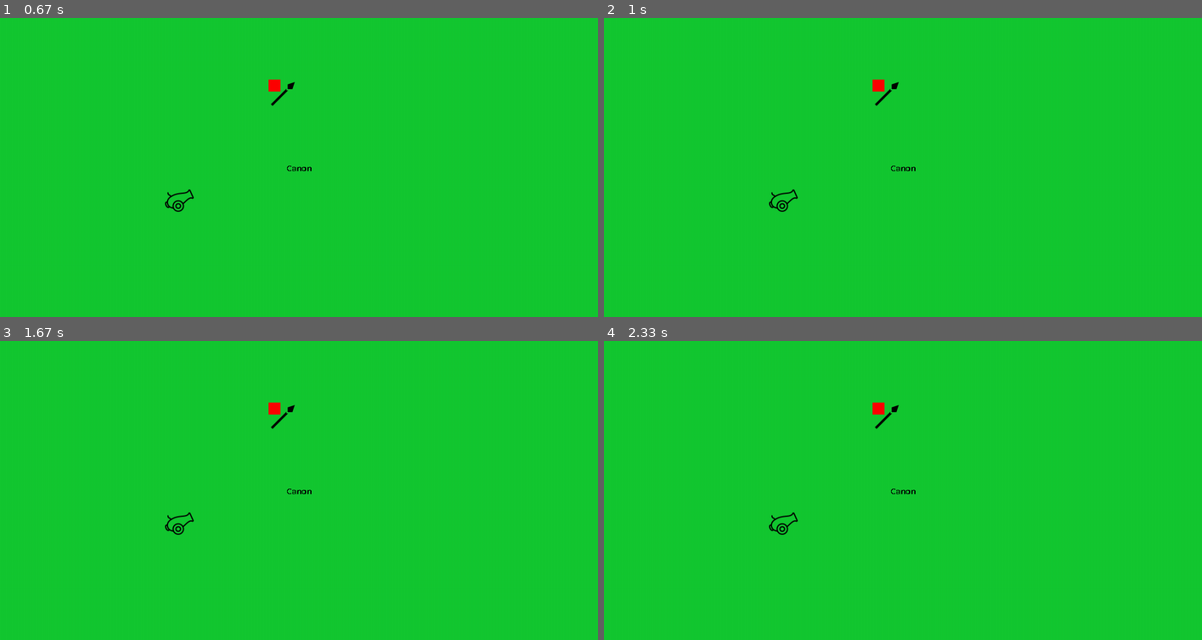
Above: before the commit, frames 1-4 (two rows, left to right).
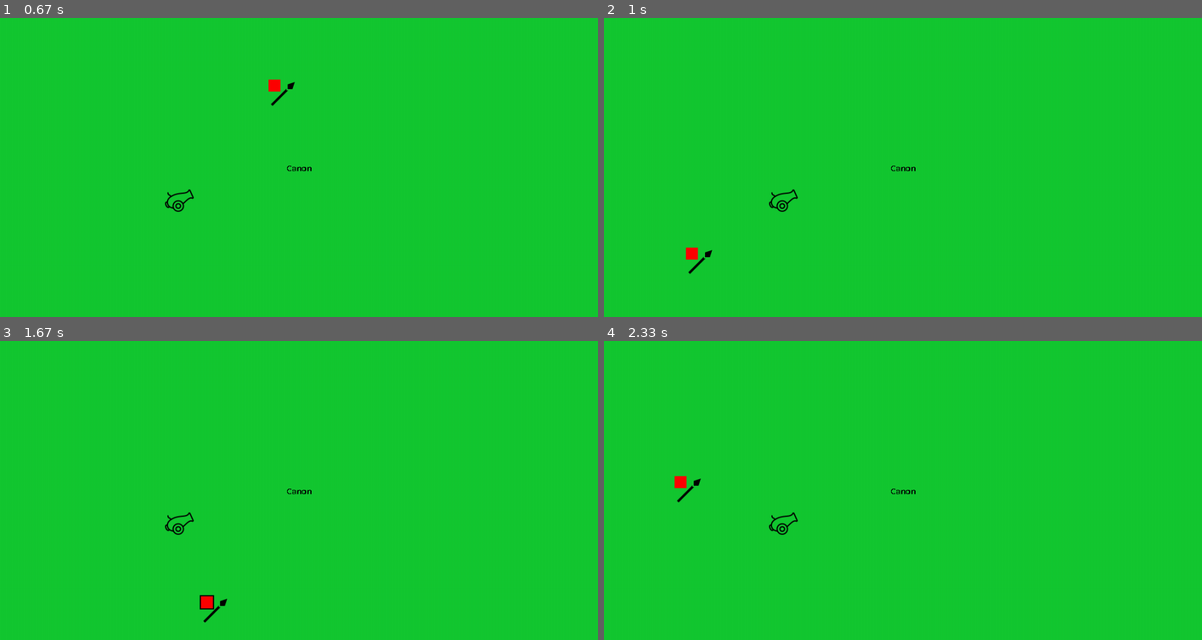
Above: after the commit, the same moments.

Repository: Nockiest/pygame-battleforge.
Game: pygame game, started from app.py
The game is run twice, just before and just after one commit, with the same random seed, the same clock (stepped at 60 frames per second) and the same inputs.
Inputs (mouse positions are in pixels of both pictures, inside the frame that each line leads up to):
- Up to frame 1 (0.67 s): press the mouse at (5, 23) at 0.37 s; move the mouse to (137, 53) at 0.47 s; release the mouse at (275, 83) at 0.6 s
- Up to frame 2 (1 s): press the mouse at (1010, 116) at 0.7 s; move the mouse to (849, 185) at 0.8 s; release the mouse at (693, 254) at 0.93 s
- Up to frame 3 (1.67 s): press the mouse at (125, 604) at 1.53 s; move the mouse to (209, 601) at 1.63 s
- Up to frame 4 (2.33 s): release the mouse at (891, 598) at 1.77 s; press the mouse at (1028, 616) at 1.87 s; move the mouse to (855, 550) at 1.97 s; release the mouse at (681, 481) at 2.1 s

Frame 1 is identical in both runs. In frame 2, 0.3% of the frame differs, in the area x 13-50%, y 20-86%; in frame 3, 0.3%, in the area x 33-50%, y 20-95%; in frame 4, 0.3%.

Commit message:
úprava unit.move() funkce

Diff:
--- a/app.py
+++ b/app.py
@@ -5,7 +5,6 @@
 pygame.init()
 
 # Vytvoření obrazovky
-
 screen = pygame.display.set_mode((width, height))
 
 # colors
@@ -19,8 +18,8 @@
 
 # Create a Unit object with the desired attributes
 selected_unit = None
-unit1 = Unit(hp=100, attack_range=3, base_movement=5, x=0,
-             y=0, size=20, ammo=50, icon="warrior_img", selected= False)
+unit1 = Unit(hp=100, attack_range=3, base_movement=100, x=0,
+             y=0, size=20, ammo=50, icon="warrior_img", selected=False)
 
 warrior_img = pygame.image.load("img/spear.png")
 warrior_img_rect = warrior_img.get_rect()
@@ -50,33 +49,22 @@
                 break
 
         if event.type == pygame.MOUSEBUTTONUP and event.button == 1:
-                selected_unit = None
-                break
-
+            selected_unit = None
+            break
 
         if event.type == pygame.MOUSEMOTION and event.buttons[0] == 1:
             if selected_unit:
-                print( selected_unit.rect)
-
-                new_x = event.pos[0] - unit1.size // 2
-                new_y = event.pos[1] - unit1.size // 2
-                print(new_x , new_y )
-                unit1.move_in_game_field(new_x,  new_y)
-
-
-
-
-
+                unit1.move_in_game_field(event.pos)
 
     pygame.display.update()
 
-     # RESET THE GAMEBOARD
+    # RESET THE GAMEBOARD
     screen.fill(GREEN)
 
     if selected_unit:
-        outline_rect = pygame.Rect(unit1.x - 2, unit1.y - 2, unit1.size + 4, unit1.size + 4)
+        outline_rect = pygame.Rect(
+            unit1.x - 2, unit1.y - 2, unit1.size + 4, unit1.size + 4)
         pygame.draw.rect(screen, BLACK, outline_rect)
-
 
     screen.blit(canon_img, canon_img_rect)
     warrior_img_rect.topleft = (unit1.x, unit1.y)
--- a/unit.py
+++ b/unit.py
@@ -13,12 +13,15 @@
         self.rect = pygame.Rect(x, y, size  , size)
         self.selected = selected
 
-    def move_in_game_field(self, new_x, new_y):
-        new_x_in_window = max(0, min(new_x, width - self.size))
-        new_y_in_window = max(0, min(new_y, height - self.size))
-        self.rect.topleft = (new_x_in_window, new_y_in_window)
-        self.x = new_x_in_window
-        self.y = new_y_in_window
+    def move_in_game_field(self, click_pos):
+        top_left_x = click_pos[0] - self.size // 2
+        top_left_y = click_pos[1] - self.size // 2
+        new_top_left_x_in_window = max(0, min(top_left_x, width - self.size))
+        new_top_left_y_in_window = max(0, min(top_left_y, height - self.size))
+        # self.rect.topleft = (new_top_left_x_in_window, new_top_left_y_in_window)
+        self.x = new_top_left_x_in_window
+        self.y = new_top_left_y_in_window
+        self.rect= pygame.Rect(self.x, self.y, self.x + self.size, self.y + self.size)
 
     def attack(self, target_unit):
         pass
